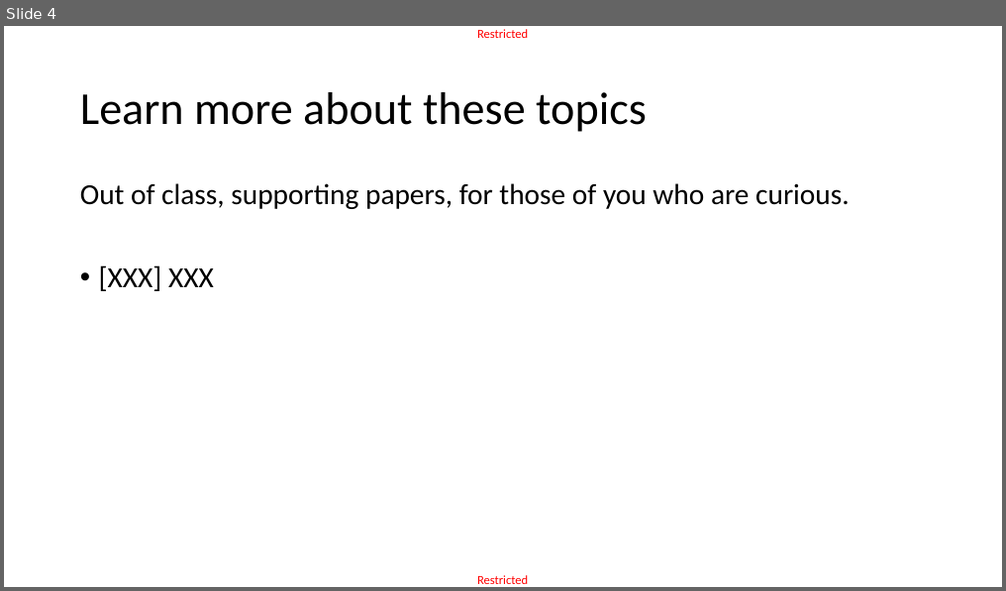
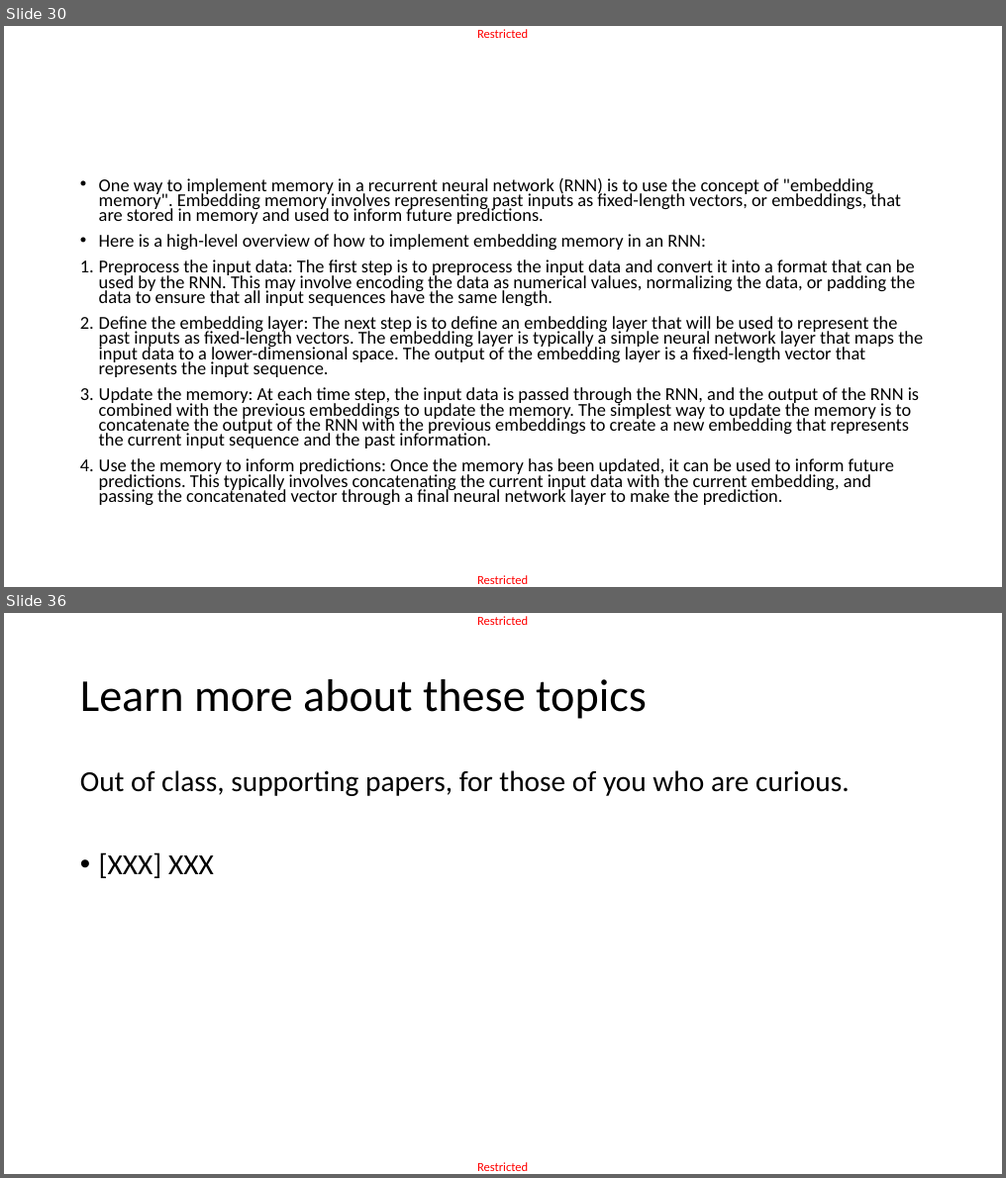
Before and after one commit to matthieudemari/SUTD_DL_50_039, a slide deck: W5/0. All/W5.pptx. Shown one above the other, each under a label of ours: slide 4 before the commit, slides 30 and 36 after it; the slides between them are not shown. The pictures are 1006x591 and 1006x1178 pixels, drawn with LibreOffice and Linux fonts; fonts in the diff are those of the drawing. Boxes give left, top, right and bottom in pixels: in the first picture for what was removed or moved away, otherwise in the second. Text is boxed around its words. In the diff, an @@ line names an element or a change of style, - is before the commit and + after.

```diff
--- a/W5/0. All/W5.pptx
+++ b/W5/0. All/W5.pptx
@@ slide 30 added at <box>4,26,1002,587</box>, background #FFFFFF; not listed: 2 template elements that a slide beside it also shows @@
@@ text added at <box>99,178,923,505</box>, 17.5 pt, text #000000 @@
+• One way to implement memory in a recurrent neural network (RNN) is to use the concept of "embedding memory". Embedding memory involves representing past inputs as fixed-length vectors, or embeddings, that are stored in memory and used to inform future predictions.
+• Here is a high-level overview of how to implement embedding memory in an RNN:
+1. Preprocess the input data: The first step is to preprocess the input data and convert it into a format that can be used by the RNN. This may involve encoding the data as numerical values, normalizing the data, or padding the data to ensure that all input sequences have the same length.
+2. Define the embedding layer: The next step is to define an embedding layer that will be used to represent the past inputs as fixed-length vectors. The embedding layer is typically a simple neural network layer that maps the input data to a lower-dimensional space. The output of the embedding layer is a fixed-length vector that represents the input sequence.
+3. Update the memory: At each time step, the input data is passed through the RNN, and the output of the RNN is combined with the previous embeddings to update the memory. The simplest way to update the memory is to concatenate the output of the RNN with the previous embeddings to create a new embedding that represents the current input sequence and the past information.
+4. Use the memory to inform predictions: Once the memory has been updated, it can be used to inform future predictions. This typically involves concatenating the current input data with the current embedding, and passing the concatenated vector through a final neural network layer to make the prediction.
@@ what was slide 4 is now slide 36 @@
```
Also in this commit, not shown: 3 slides changed, 32 other slides added, 6 other files.
